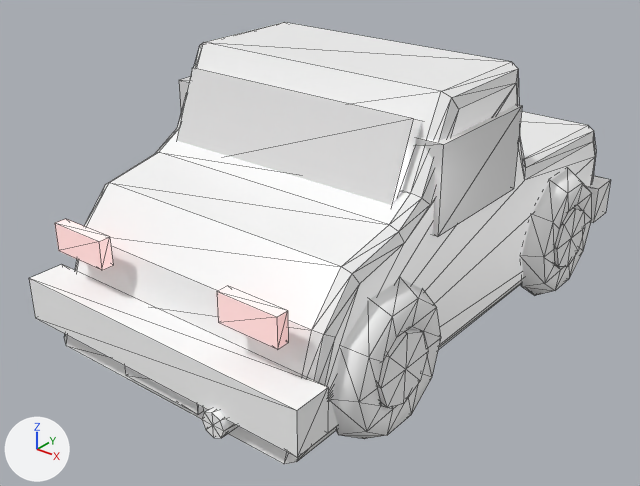
Before and after pictures for a commit that changed the glTF model public/assets/models/vehicles/tiba_lod1.glb.
One viewpoint serves both versions: a 50 mm lens placed at (165.0, -225.0, 158.0), pointed at (-3.0, -15.0, 28.0). The lights are fixed; the arrows at lower left show +X, +Y and +Z. The older version comes first. Mesh edges are drawn as thin lines. Vertices at exactly the same position are counted once.

The first picture shows 'body', 'bumper_front', 'bumper_rear', 'glass', 'lights_rear', 'plate', 'trim', 'wheel_fr', 'wheel_rr'.
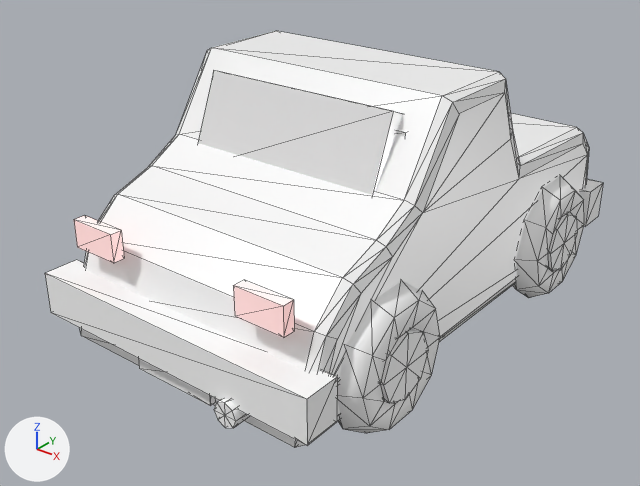
The change in detail:
me_body is used by ob_body; location (0.0, 0.0, 0.0).
me_body had 84 vertices, 164 faces and spanned x -49.0..49.0, y -90.0..91.0, z 7.0..91.0.
me_body now has 84 vertices, 164 faces and spans x -48.0..48.0, y -84.0..87.0, z 8.0..89.0.
me_body part 1: 84 of 84 vertices moved; they spanned x -49.0..49.0, y -90.0..91.0, z 7.0..91.0 and now span x -48.0..48.0, y -84.0..87.0, z 8.0..89.0; mean shift (0.0, -2.0, 0.0).
me_glass is used by ob_glass; location (0.0, 0.0, 0.0).
me_glass had 24 vertices, 36 faces and spanned x -50.8..50.8, y -43.9..28.9, z 50.3..84.9.
me_glass now has 24 vertices, 36 faces and spans x -37.2..37.2, y -41.7..23.7, z 51.3..85.0.
me_glass part 2: the loose piece of 8 vertices spanning x -50.8..50.8, y -30.0..15.0, z 52.0..79.0 is scaled about its middle by (0.734, 0.844, 0.963), then moved by (0.0, -1.5, 0.5).
me_glass part 3: the loose piece of 8 vertices spanning x -42.0..42.0, y -43.9..-26.1, z 52.1..84.9 is scaled about its middle by (0.816, 0.975, 0.97), then moved by (0.0, 2.0, 0.5).
Other edits to the shape of me_glass do not show in these pictures.
me_trim is used by ob_trim; location (0.0, 0.0, 0.0).
me_trim had 26 vertices, 44 faces and spanned x -20.0..30.0, y -96.0..88.0, z 11.0..48.0.
me_trim now has 26 vertices, 44 faces and spans x -17.0..29.0, y -91.0..84.0, z 11.0..48.0.
me_trim part 4: the loose piece of 18 vertices spanning x 22.0..30.0, y -96.0..-84.0, z 11.0..19.0 is moved by (-1.0, 5.0, 0.0).
Other edits to the shape of me_trim do not show in these pictures.
me_bumper_rear is used by ob_bumper_rear; location (0.0, 0.0, 0.0).
me_bumper_rear had 8 vertices, 12 faces and spanned x -53.0..53.0, y -94.0..-82.0, z 17.0..31.0.
me_bumper_rear now has 8 vertices, 12 faces and spans x -52.0..52.0, y -89.0..-77.0, z 17.0..31.0.
me_bumper_rear part 5: the whole mesh is scaled about its middle by (0.981, 1, 1), then moved by (0.0, 5.0, 0.0).
me_lights_rear is used by ob_lights_rear; location (0.0, 0.0, 0.0).
me_lights_rear had 16 vertices, 24 faces and spanned x -43.0..43.0, y -89.0..-85.0, z 41.5..50.5.
me_lights_rear now has 16 vertices, 24 faces and spans x -40.7..40.7, y -84.0..-80.0, z 41.5..50.5.
me_lights_rear part 6: the loose piece of 8 vertices spanning x -43.0..-23.0, y -89.0..-85.0, z 41.5..50.5 is scaled about its middle by (0.833, 1, 1), then moved by (0.7, 5.0, 0.0).
me_lights_rear part 7: the loose piece of 8 vertices spanning x 23.0..43.0, y -89.0..-85.0, z 41.5..50.5 is scaled about its middle by (0.833, 1, 1), then moved by (-0.7, 5.0, 0.0).
Object 'wheel_fr' (ob_wheel_fr) moves from (48.4, 53.8, 22.0) to (47.4, 50.6, 21.0).
Object 'wheel_rr' (ob_wheel_rr) moves from (48.4, -52.1, 22.0) to (47.4, -49.8, 21.0).

Boxes [x1, y1, x2, y2] around the edits, measured in the pictures (640 x 486 px; the box of a moved part takes in the faces that stretch with it):
'body', reshaped
    before: [65, 22, 596, 464]
    after: [80, 31, 589, 448]
'glass', reshaped
    before: [177, 68, 522, 237]
    after: [198, 70, 406, 195]
'bumper_rear', moved, rescaled
    before: [29, 264, 328, 458]
    after: [45, 260, 337, 445]
'wheel_rr', moved
    before: [331, 279, 441, 439]
    after: [337, 281, 440, 433]
'wheel_fr', moved
    before: [521, 169, 592, 295]
    after: [513, 176, 584, 298]
'lights_rear', reshaped
    before: [55, 219, 288, 349]
    after: [74, 215, 294, 338]
'trim', reshaped
    before: [202, 409, 238, 438]
    after: [214, 399, 250, 428]
part 1 of me_body, moved or reshaped
    before: [328, 84, 525, 399]
    after: [334, 93, 519, 380]
part 2 of me_glass, moved or reshaped (mostly hidden afterwards)
    before: [179, 77, 522, 237]
    after: [396, 130, 406, 136]
part 3 of me_glass, moved or reshaped
    before: [177, 68, 422, 205]
    after: [198, 70, 403, 195]
part 6 of me_lights_rear, moved or reshaped
    before: [55, 219, 113, 270]
    after: [74, 215, 124, 263]
part 7 of me_lights_rear, moved or reshaped
    before: [217, 286, 288, 349]
    after: [233, 280, 294, 338]
